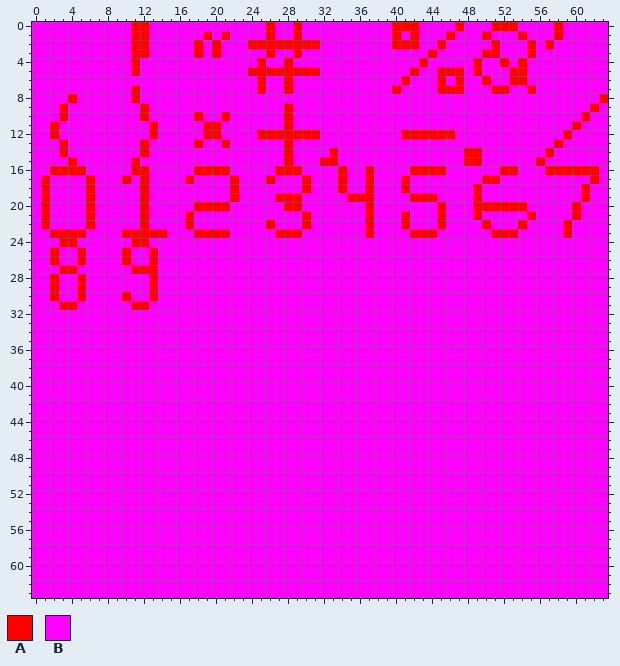
A pixel-art file gets an edit: game/aseprite/ds_font.aseprite. Above: the version before the commit.
64x64 pixels, 1 frame.
Visible layers, top first: "Layer 1", "Layer 2".
Palette (. is transparent): A #ff0000  B #ff00ff
Pixels before (only the part around the change), first column x 0:
10 BBBABBBBBBBBABBBBBABBABBBBBBABBBBBBBBBBBBBBBBBBBBBBBBBBBBBBBBABB
11 BBABBBBBBBBBBABBBBBAABBBBBBBABBBBBBBBBBBBBBBBBBBBBBBBBBBBBBBABBB
12 BBABBBBBBBBBBABBBBBAABBBBAAAAAAABBBBBBBBBAAAAAABBBBBBBBBBBBABBBB
13 BBBABBBBBBBBABBBBBABBABBBBBBABBBBBBBBBBBBBBBBBBBBBBBBBBBBBABBBBB
14 BBBABBBBBBBBABBBBBBBBBBBBBBBABBBBABBBBBBBBBBBBBBAABBBBBBBABBBBBB
15 BBBBABBBBBBABBBBBBBBBBBBBBBBABBBAABBBBBBBBBBBBBBAABBBBBBABBBBBBB
16 BBAAAABBBBBAABBBBBAAAABBBBBAAABBBBABBABBBBAAAABBBBBBAABBBAAAAAAB
17 BABBBBABBBABABBBBABBBBABBBABBBABBBABBABBBABBBBBBBBAABBBBBBBBBBAB
18 BABBBBABBBBBABBBBBBBBBABBBBBBBABBBABBABBBABBBBBBBABBBBBBBBBBBABB
19 BABBBBABBBBBABBBBBBBBBABBBBAAABBBBBAAABBBBAAABBBBABBBBBBBBBBBABB
20 BABBBBABBBBBABBBBBAAAABBBBBBAABBBBBBBABBBBBBBABBBAAAAAABBBBBABBB
21 BABBBBABBBBBABBBBABBBBBBBBBBBBABBBBBBABBBABBBABBBABBBBBABBBBABBB
22 BABBBBABBBBBABBBBABBBBBBBBABBBABBBBBBABBBABBBABBBBABBBABBBBABBBB
23 BBAAAABBBBAAAAABBBAAAABBBBBAAABBBBBBBABBBBAAABBBBBBAAABBBBBABBBB
24 BBBAABBBBBBAABBBBBBBBBBBBBBBBBBBBBBBBBBBBBBBBBBBBBBBBBBBBBBBBBBB
25 BBABBABBBBABBABBBBBBBBBBBBBBBBBBBBBBBBBBBBBBBBBBBBBBBBBBBBBBBBBB
26 BBABBABBBBABBABBBBBBBBBBBBBBBBBBBBBBBBBBBBBBBBBBBBBBBBBBBBBBBBBB
27 BBBAABBBBBBAAABBBBBBBBBBBBBBBBBBBBBBBBBBBBBBBBBBBBBBBBBBBBBBBBBB
28 BBABBABBBBBBBABBBBBBBBBBBBBBBBBBBBBBBBBBBBBBBBBBBBBBBBBBBBBBBBBB
29 BBABBABBBBBBBABBBBBBBBBBBBBBBBBBBBBBBBBBBBBBBBBBBBBBBBBBBBBBBBBB
30 BBABBABBBBABBABBBBBBBBBBBBBBBBBBBBBBBBBBBBBBBBBBBBBBBBBBBBBBBBBB
31 BBBAABBBBBBAABBBBBBBBBBBBBBBBBBBBBBBBBBBBBBBBBBBBBBBBBBBBBBBBBBB
32 BBBBBBBBBBBBBBBBBBBBBBBBBBBBBBBBBBBBBBBBBBBBBBBBBBBBBBBBBBBBBBBB
33 BBBBBBBBBBBBBBBBBBBBBBBBBBBBBBBBBBBBBBBBBBBBBBBBBBBBBBBBBBBBBBBB
34 BBBBBBBBBBBBBBBBBBBBBBBBBBBBBBBBBBBBBBBBBBBBBBBBBBBBBBBBBBBBBBBB
35 BBBBBBBBBBBBBBBBBBBBBBBBBBBBBBBBBBBBBBBBBBBBBBBBBBBBBBBBBBBBBBBB
36 BBBBBBBBBBBBBBBBBBBBBBBBBBBBBBBBBBBBBBBBBBBBBBBBBBBBBBBBBBBBBBBB
37 BBBBBBBBBBBBBBBBBBBBBBBBBBBBBBBBBBBBBBBBBBBBBBBBBBBBBBBBBBBBBBBB
38 BBBBBBBBBBBBBBBBBBBBBBBBBBBBBBBBBBBBBBBBBBBBBBBBBBBBBBBBBBBBBBBB
39 BBBBBBBBBBBBBBBBBBBBBBBBBBBBBBBBBBBBBBBBBBBBBBBBBBBBBBBBBBBBBBBB
40 BBBBBBBBBBBBBBBBBBBBBBBBBBBBBBBBBBBBBBBBBBBBBBBBBBBBBBBBBBBBBBBB
41 BBBBBBBBBBBBBBBBBBBBBBBBBBBBBBBBBBBBBBBBBBBBBBBBBBBBBBBBBBBBBBBB
42 BBBBBBBBBBBBBBBBBBBBBBBBBBBBBBBBBBBBBBBBBBBBBBBBBBBBBBBBBBBBBBBB
43 BBBBBBBBBBBBBBBBBBBBBBBBBBBBBBBBBBBBBBBBBBBBBBBBBBBBBBBBBBBBBBBB
44 BBBBBBBBBBBBBBBBBBBBBBBBBBBBBBBBBBBBBBBBBBBBBBBBBBBBBBBBBBBBBBBB
45 BBBBBBBBBBBBBBBBBBBBBBBBBBBBBBBBBBBBBBBBBBBBBBBBBBBBBBBBBBBBBBBB
46 BBBBBBBBBBBBBBBBBBBBBBBBBBBBBBBBBBBBBBBBBBBBBBBBBBBBBBBBBBBBBBBB
47 BBBBBBBBBBBBBBBBBBBBBBBBBBBBBBBBBBBBBBBBBBBBBBBBBBBBBBBBBBBBBBBB
48 BBBBBBBBBBBBBBBBBBBBBBBBBBBBBBBBBBBBBBBBBBBBBBBBBBBBBBBBBBBBBBBB
49 BBBBBBBBBBBBBBBBBBBBBBBBBBBBBBBBBBBBBBBBBBBBBBBBBBBBBBBBBBBBBBBB
50 BBBBBBBBBBBBBBBBBBBBBBBBBBBBBBBBBBBBBBBBBBBBBBBBBBBBBBBBBBBBBBBB
51 BBBBBBBBBBBBBBBBBBBBBBBBBBBBBBBBBBBBBBBBBBBBBBBBBBBBBBBBBBBBBBBB
52 BBBBBBBBBBBBBBBBBBBBBBBBBBBBBBBBBBBBBBBBBBBBBBBBBBBBBBBBBBBBBBBB
53 BBBBBBBBBBBBBBBBBBBBBBBBBBBBBBBBBBBBBBBBBBBBBBBBBBBBBBBBBBBBBBBB
54 BBBBBBBBBBBBBBBBBBBBBBBBBBBBBBBBBBBBBBBBBBBBBBBBBBBBBBBBBBBBBBBB
55 BBBBBBBBBBBBBBBBBBBBBBBBBBBBBBBBBBBBBBBBBBBBBBBBBBBBBBBBBBBBBBBB
56 BBBBBBBBBBBBBBBBBBBBBBBBBBBBBBBBBBBBBBBBBBBBBBBBBBBBBBBBBBBBBBBB
57 BBBBBBBBBBBBBBBBBBBBBBBBBBBBBBBBBBBBBBBBBBBBBBBBBBBBBBBBBBBBBBBB
58 BBBBBBBBBBBBBBBBBBBBBBBBBBBBBBBBBBBBBBBBBBBBBBBBBBBBBBBBBBBBBBBB
59 BBBBBBBBBBBBBBBBBBBBBBBBBBBBBBBBBBBBBBBBBBBBBBBBBBBBBBBBBBBBBBBB
60 BBBBBBBBBBBBBBBBBBBBBBBBBBBBBBBBBBBBBBBBBBBBBBBBBBBBBBBBBBBBBBBB
61 BBBBBBBBBBBBBBBBBBBBBBBBBBBBBBBBBBBBBBBBBBBBBBBBBBBBBBBBBBBBBBBB
62 BBBBBBBBBBBBBBBBBBBBBBBBBBBBBBBBBBBBBBBBBBBBBBBBBBBBBBBBBBBBBBBB
63 BBBBBBBBBBBBBBBBBBBBBBBBBBBBBBBBBBBBBBBBBBBBBBBBBBBBBBBBBBBBBBBB
After:
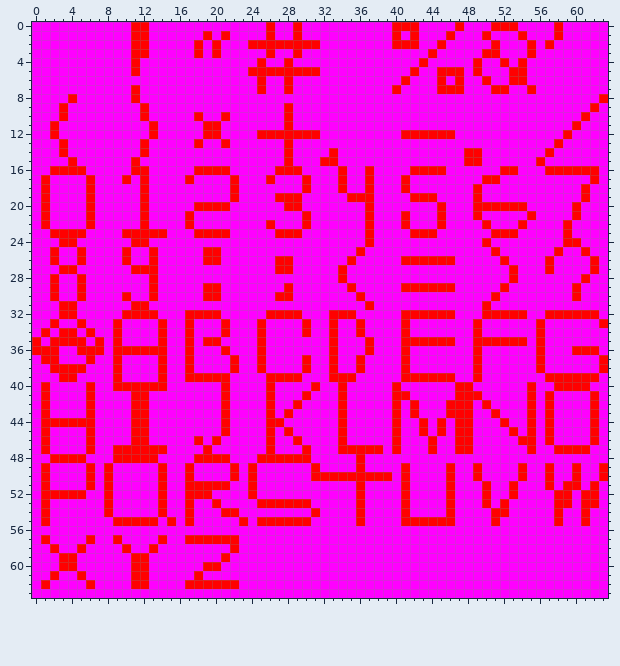
Change:
Layer "Layer 1":
y 24: x 37 B -> A; x 50 B -> A; x 59..60 BB -> AA
y 25: x 19..20 BB -> AA; x 36 B -> A; x 51 B -> A; x 58 B -> A; x 61 B -> A
y 26: x 19..20 BB -> AA; x 27..28 BB -> AA; x 35 B -> A; x 41..46 BBBBBB -> AAAAAA; x 52 B -> A; x 57 B -> A; x 62 B -> A
y 27: x 27..28 BB -> AA; x 34 B -> A; x 53 B -> A; x 57 B -> A; x 62 B -> A
y 28: x 34 B -> A; x 53 B -> A; x 61 B -> A
y 29: x 19..20 BB -> AA; x 28 B -> A; x 35 B -> A; x 41..46 BBBBBB -> AAAAAA; x 52 B -> A; x 60 B -> A
y 30: x 19..20 BB -> AA; x 27..28 BB -> AA; x 36 B -> A; x 51 B -> A; x 60 B -> A
y 31: x 37 B -> A; x 50 B -> A
y 32: x 3..4 BB -> AA; x 10..13 BBBB -> AAAA; x 17..20 BBBB -> AAAA; x 26..29 BBBB -> AAAA; x 33..35 BBB -> AAA; x 41..46 BBBBBB -> AAAAAA; x 50..54 BBBBB -> AAAAA; x 57..62 BBBBBB -> AAAAAA
y 33: x 2 B -> A; x 5 B -> A; x 9 B -> A; x 14 B -> A; x 17 B -> A; x 21 B -> A; x 25 B -> A; x 30 B -> A; x 33 B -> A; x 36 B -> A; x 41 B -> A; x 49 B -> A; x 56 B -> A; x 63 B -> A
y 34: x 1 B -> A; x 3..4 BB -> AA; x 6 B -> A; x 9 B -> A; x 14 B -> A; x 17 B -> A; x 21 B -> A; x 25 B -> A; x 30 B -> A; x 33 B -> A; x 36 B -> A; x 41 B -> A; x 49 B -> A; x 56 B -> A
y 35: x 0 B -> A; x 2..5 BBBB -> AAAA; x 7 B -> A; x 9 B -> A; x 14 B -> A; x 17 B -> A; x 19..20 BB -> AA; x 25 B -> A; x 33 B -> A; x 37 B -> A; x 41..46 BBBBBB -> AAAAAA; x 49..54 BBBBBB -> AAAAAA; x 56 B -> A
y 36: x 0..2 BBB -> AAA; x 5..7 BBB -> AAA; x 9..14 BBBBBB -> AAAAAA; x 17 B -> A; x 21 B -> A; x 25 B -> A; x 33 B -> A; x 37 B -> A; x 41 B -> A; x 49 B -> A; x 56 B -> A; x 60..62 BBB -> AAA
y 37: x 1..2 BB -> AA; x 6 B -> A; x 9 B -> A; x 14 B -> A; x 17 B -> A; x 22 B -> A; x 25 B -> A; x 30 B -> A; x 33 B -> A; x 36 B -> A; x 41 B -> A; x 49 B -> A; x 56 B -> A; x 63 B -> A
y 38: x 2..5 BBBB -> AAAA; x 9 B -> A; x 14 B -> A; x 17 B -> A; x 22 B -> A; x 25 B -> A; x 30 B -> A; x 33 B -> A; x 36 B -> A; x 41 B -> A; x 49 B -> A; x 56 B -> A; x 63 B -> A
y 39: x 3..4 BB -> AA; x 9 B -> A; x 14 B -> A; x 17..21 BBBBB -> AAAAA; x 26..29 BBBB -> AAAA; x 33..35 BBB -> AAA; x 41..46 BBBBBB -> AAAAAA; x 49 B -> A; x 57..62 BBBBBB -> AAAAAA
y 40: x 1 B -> A; x 6 B -> A; x 9..14 BBBBBB -> AAAAAA; x 21 B -> A; x 26 B -> A; x 31 B -> A; x 34 B -> A; x 40 B -> A; x 47..48 BB -> AA; x 55 B -> A; x 58..61 BBBB -> AAAA
y 41: x 1 B -> A; x 6 B -> A; x 11..12 BB -> AA; x 21 B -> A; x 26 B -> A; x 30 B -> A; x 34 B -> A; x 40..41 BB -> AA; x 47..49 BBB -> AAA; x 55 B -> A; x 57 B -> A; x 62 B -> A
y 42: x 1 B -> A; x 6 B -> A; x 11..12 BB -> AA; x 21 B -> A; x 26 B -> A; x 29 B -> A; x 34 B -> A; x 40 B -> A; x 42 B -> A; x 46..48 BBB -> AAA; x 50 B -> A; x 55 B -> A; x 57 B -> A; x 62 B -> A
y 43: x 1 B -> A; x 6 B -> A; x 11..12 BB -> AA; x 21 B -> A; x 26 B -> A; x 28 B -> A; x 34 B -> A; x 40 B -> A; x 42 B -> A; x 46..48 BBB -> AAA; x 51 B -> A; x 55 B -> A; x 57 B -> A; x 62 B -> A
y 44: x 1..6 BBBBBB -> AAAAAA; x 11..12 BB -> AA; x 21 B -> A; x 26..27 BB -> AA; x 34 B -> A; x 40 B -> A; x 43 B -> A; x 45 B -> A; x 47..48 BB -> AA; x 52 B -> A; x 55 B -> A; x 57 B -> A; x 62 B -> A
y 45: x 1 B -> A; x 6 B -> A; x 11..12 BB -> AA; x 21 B -> A; x 26 B -> A; x 28 B -> A; x 34 B -> A; x 40 B -> A; x 43 B -> A; x 45 B -> A; x 47..48 BB -> AA; x 53 B -> A; x 55 B -> A; x 57 B -> A; x 62 B -> A
y 46: x 1 B -> A; x 6 B -> A; x 11..12 BB -> AA; x 18 B -> A; x 20 B -> A; x 26 B -> A; x 29 B -> A; x 34 B -> A; x 40 B -> A; x 44 B -> A; x 47..48 BB -> AA; x 54..55 BB -> AA; x 57 B -> A; x 62 B -> A
y 47: x 1 B -> A; x 6 B -> A; x 9..14 BBBBBB -> AAAAAA; x 19 B -> A; x 26 B -> A; x 30 B -> A; x 34..38 BBBBB -> AAAAA; x 40 B -> A; x 44 B -> A; x 47..48 BB -> AA; x 55 B -> A; x 58..61 BBBB -> AAAA
y 48: x 2..5 BBBB -> AAAA; x 9..13 BBBBB -> AAAAA; x 18..21 BBBB -> AAAA; x 25..30 BBBBBB -> AAAAAA; x 36 B -> A
y 49: x 1 B -> A; x 6 B -> A; x 8 B -> A; x 14 B -> A; x 17 B -> A; x 22 B -> A; x 24 B -> A; x 31 B -> A; x 36 B -> A; x 41 B -> A; x 46 B -> A; x 49 B -> A; x 54 B -> A; x 57 B -> A; x 60 B -> A; x 63 B -> A
y 50: x 1 B -> A; x 6 B -> A; x 8 B -> A; x 14 B -> A; x 17 B -> A; x 22 B -> A; x 24 B -> A; x 31..39 BBBBBBBBB -> AAAAAAAAA; x 41 B -> A; x 46 B -> A; x 49 B -> A; x 54 B -> A; x 57 B -> A; x 60 B -> A; x 63 B -> A
y 51: x 1 B -> A; x 6 B -> A; x 8 B -> A; x 14 B -> A; x 17..21 BBBBB -> AAAAA; x 24 B -> A; x 36 B -> A; x 41 B -> A; x 46 B -> A; x 50 B -> A; x 53 B -> A; x 57 B -> A; x 59..60 BB -> AA; x 62 B -> A
y 52: x 1..5 BBBBB -> AAAAA; x 8 B -> A; x 14 B -> A; x 17..19 BBB -> AAA; x 24 B -> A; x 36 B -> A; x 41 B -> A; x 46 B -> A; x 50 B -> A; x 53 B -> A; x 58..59 BB -> AA; x 61..62 BB -> AA
y 53: x 1 B -> A; x 8 B -> A; x 14 B -> A; x 17 B -> A; x 20 B -> A; x 25..30 BBBBBB -> AAAAAA; x 36 B -> A; x 41 B -> A; x 46 B -> A; x 50 B -> A; x 52 B -> A; x 58..59 BB -> AA; x 61..62 BB -> AA
y 54: x 1 B -> A; x 8 B -> A; x 14 B -> A; x 17 B -> A; x 21..22 BB -> AA; x 31 B -> A; x 36 B -> A; x 41 B -> A; x 46 B -> A; x 51..52 BB -> AA; x 58 B -> A; x 61 B -> A
y 55: x 1 B -> A; x 9..13 BBBBB -> AAAAA; x 15 B -> A; x 17 B -> A; x 23 B -> A; x 25..30 BBBBBB -> AAAAAA; x 36 B -> A; x 41..46 BBBBBB -> AAAAAA; x 51 B -> A; x 58 B -> A; x 61 B -> A
y 57: x 1 B -> A; x 6 B -> A; x 9 B -> A; x 14 B -> A; x 17..22 BBBBBB -> AAAAAA
y 58: x 2 B -> A; x 5 B -> A; x 10 B -> A; x 13 B -> A; x 22 B -> A
y 59: x 3..4 BB -> AA; x 11..12 BB -> AA; x 21 B -> A
y 60: x 3..4 BB -> AA; x 11..12 BB -> AA; x 19..20 BB -> AA
y 61: x 2 B -> A; x 5 B -> A; x 11..12 BB -> AA; x 18 B -> A
y 62: x 1 B -> A; x 6 B -> A; x 11..12 BB -> AA; x 17..22 BBBBBB -> AAAAAA
Where, in picture pixels (left, top, right, bottom), the same in both pictures:
changed: (32, 238, 608, 589)
